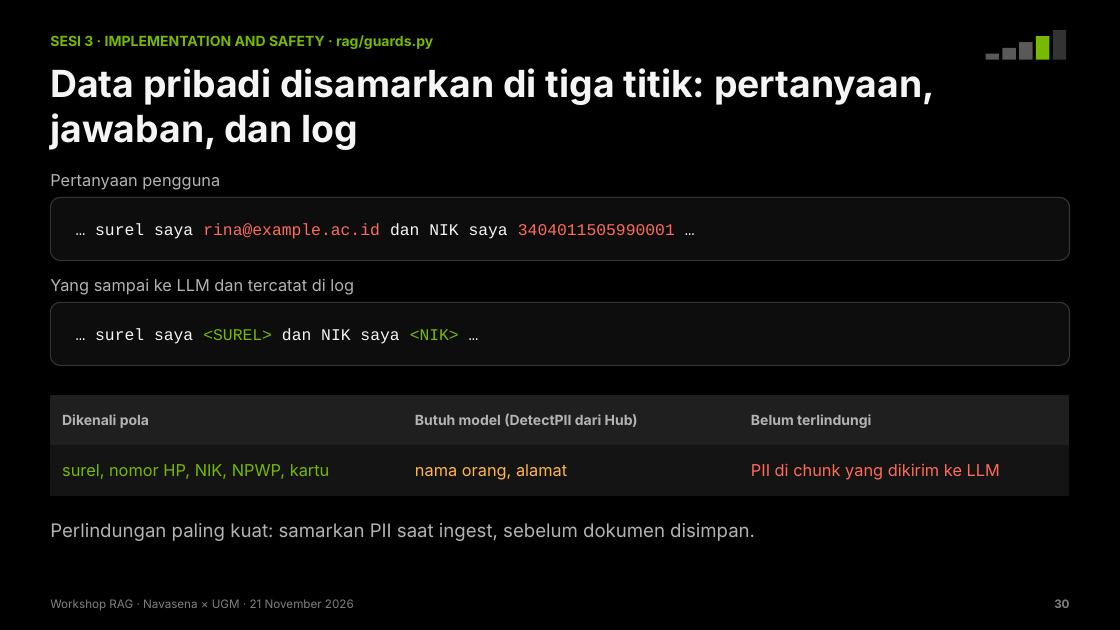
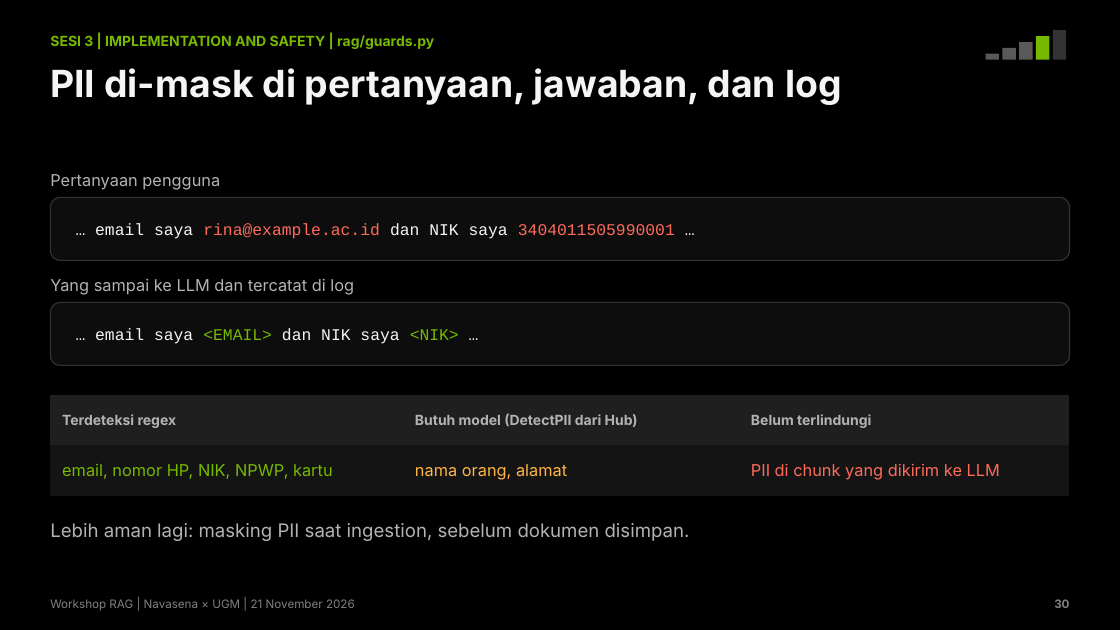
Before and after one commit to chmdznr/navasena-ugm-rag-workshop, a slide deck: slide 30 of slides/dist/Navasena_UGM_Workshop_RAG.pptx. Drawn at 1120x630 pixels with LibreOffice and Linux fonts; fonts in the diff are those of the drawing. Boxes give left, top, right and bottom in pixels: in the first picture for what was removed or moved away, otherwise in the second. Text is boxed around its words. In the diff, an @@ line names an element or a change of style, - is before the commit and + after.

Commit message:
Rapikan bahasa: istilah engineering yang lazim, tanpa terjemahan paksa
- knowledge base, guardrail, email, query, threshold, standar deviasi,
  masking, API key, role, end-to-end menggantikan terjemahan yang kaku
- Judul slide tidak lagi berpola 'X, bukan Y' dan 'tiga ...'
- Tanda baca dibersihkan (titik tengah, em-dash, kutip miring)
- Ingest berjalan dalam satu transaksi supaya aplikasi yang sedang jalan
  tidak melihat data setengah jadi
- Deck dan notebook dibangun ulang dengan hasil gladi terbaru

```diff
--- a/slides/dist/Navasena_UGM_Workshop_RAG.pptx
+++ b/slides/dist/Navasena_UGM_Workshop_RAG.pptx
@@ text at [50, 35, 434, 49]: text changed @@
-SESI 3 · IMPLEMENTATION AND SAFETY · rag/guards.py
+SESI 3 | IMPLEMENTATION AND SAFETY | rag/guards.py
@@ text at [50, 68, 842, 105]: text changed @@
-Data pribadi disamarkan di tiga titik: pertanyaan, jawaban, dan log
+PII di-mask di pertanyaan, jawaban, dan log
@@ text at [95, 223, 675, 239]: text changed @@
-… surel saya rina@example.ac.id dan NIK saya 3404011505990001 …
+… email saya rina@example.ac.id dan NIK saya 3404011505990001 …
@@ text at [95, 328, 459, 344]: text changed @@
-… surel saya <SUREL> dan NIK saya <NIK> …
+… email saya <EMAIL> dan NIK saya <NIK> …
@@ table at [50, 395, 1070, 496] @@
-row 1, column 1: Dikenali pola
+row 1, column 1: Terdeteksi regex
-row 2, column 1: surel, nomor HP, NIK, NPWP, kartu
+row 2, column 1: email, nomor HP, NIK, NPWP, kartu
@@ text at [50, 523, 690, 541]: text changed @@
-Perlindungan paling kuat: samarkan PII saat ingest, sebelum dokumen disimpan.
+Lebih aman lagi: masking PII saat ingestion, sebelum dokumen disimpan.
@@ text at [50, 599, 355, 611]: text changed @@
-Workshop RAG · Navasena × UGM · 21 November 2026
+Workshop RAG | Navasena × UGM | 21 November 2026
```
Also in this commit, not shown: 36 other slides changed, 30 other files.
